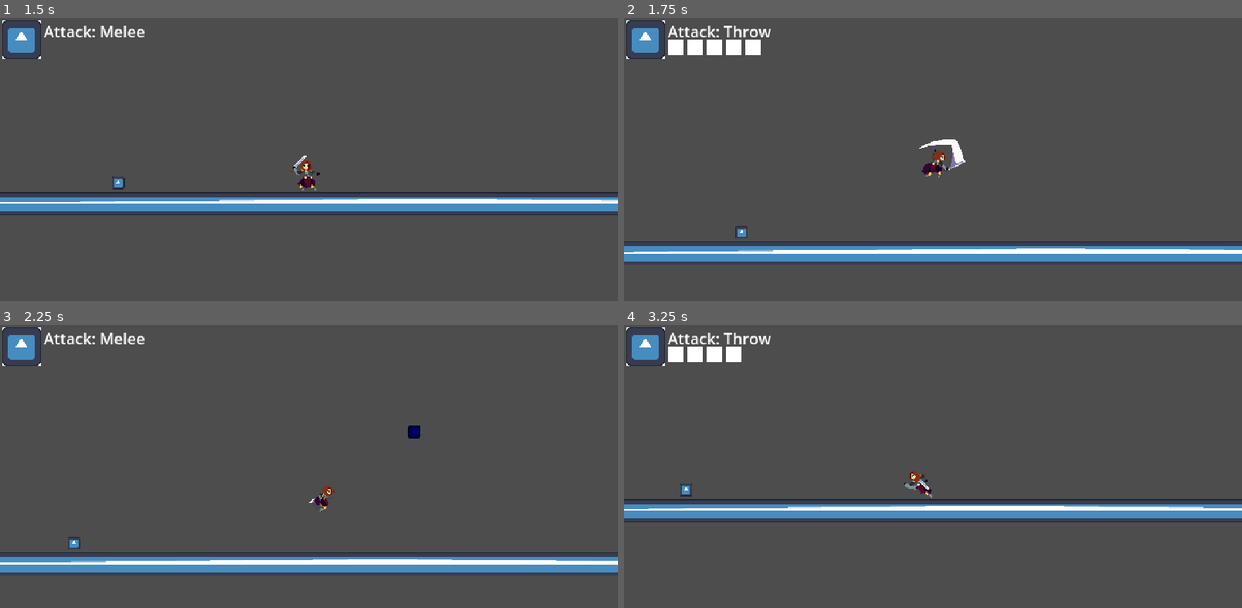
Above: before the commit, frames 1-4 (two rows, left to right).
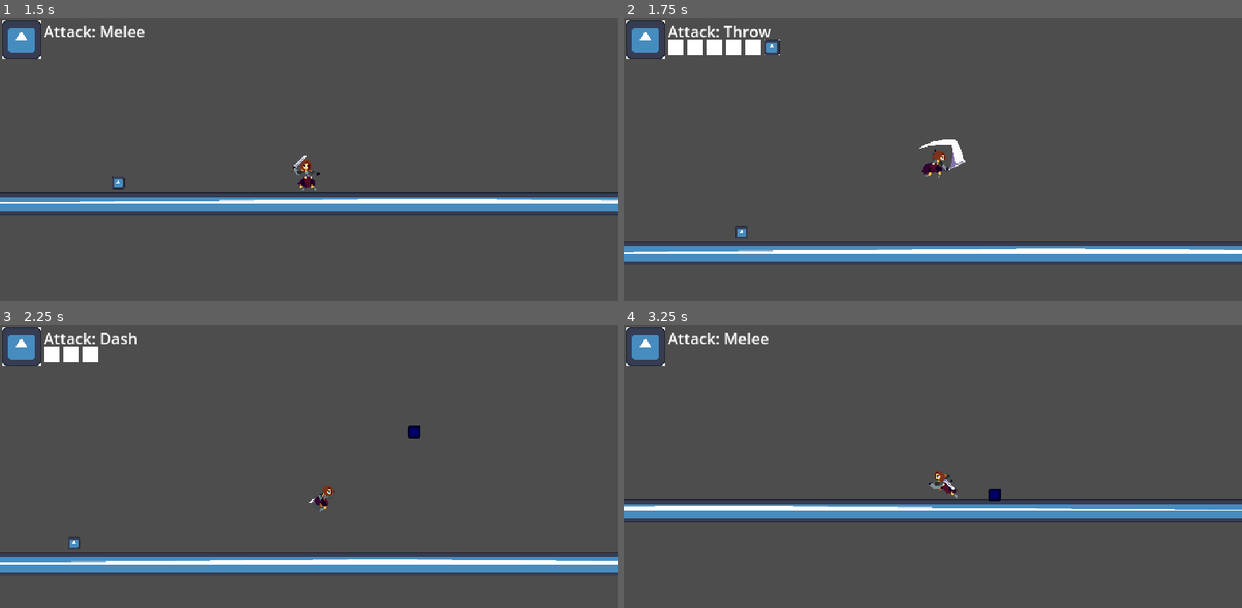
Above: after the commit, the same moments.

Repository: exglegaming/GameJamFighter
Game: Godot game, scene res://scenes/ui/main_menu.tscn
Same seed, same stepped clock (60 frames per second), same inputs: the game is played once before the commit and once after it. The engine's default icon, where the game draws it, is replaced by a stand-in: a white triangle on a blue panel in a dark square.
Inputs (mouse positions are in pixels of both pictures, inside the frame that each line leads up to):
- Up to frame 1 (1.5 s): click "Play" at 0.5 s; move the mouse to (444, 173) at 1.27 s; hold D (move_right) from 1.28 s (still down); click (444, 173) at 1.35 s
- Up to frame 2 (1.75 s): keep holding D (move_right); tap Space (jump) at 1.52 s; tap Q (switch_attack) at 1.55 s
- Up to frame 3 (2.25 s): keep holding D (move_right); move the mouse to (185, 517) at 2.02 s; tap Q (switch_attack) at 2.1 s
- Up to frame 4 (3.25 s): tap Space (jump) at 2.27 s; click (809, 517) at 2.3 s; move the mouse to (994, 421) at 2.77 s; release D (move_right) at 2.78 s; hold A (move_left) from 2.78 s (still down); click (994, 421) at 2.85 s; tap Q (switch_attack) at 3.05 s

Frame 1 is identical in both runs. In frame 2, less than 0.1% of the frame differs, in the area x 22-26%, y 7-14%; in frame 3, 0.6%; in frame 4, 2.0%, in the area x 0-100%, y 2-66%.

Commit message:
added a simple dash attack, and made throw attack do damage

Diff:
--- a/scenes/game_object/player/Throw_Projectile.tscn
+++ b/scenes/game_object/player/Throw_Projectile.tscn
@@ -1,18 +1,26 @@
-[gd_scene load_steps=3 format=3 uid="uid://cgvuk04fylim5"]
+[gd_scene load_steps=5 format=3 uid="uid://cgvuk04fylim5"]
 
 [ext_resource type="Texture2D" uid="uid://bb108dl2msr1r" path="res://icon.svg" id="1_mev7v"]
+[ext_resource type="PackedScene" uid="uid://6b8sexvsc1lq" path="res://scenes/components/hitbox_component.tscn" id="2_4puyq"]
 
 [sub_resource type="CircleShape2D" id="CircleShape2D_mev7v"]
+radius = 5.0
+
+[sub_resource type="CircleShape2D" id="CircleShape2D_7ywhb"]
 
 [node name="ThrowProjectile" type="RigidBody2D"]
 collision_layer = 0
-collision_mask = 9
+
+[node name="CollisionShape2D" type="CollisionShape2D" parent="."]
+shape = SubResource("CircleShape2D_mev7v")
+debug_color = Color(1.20327e-07, 0.28154, 0.33292, 0.42)
 
 [node name="Sprite2D" type="Sprite2D" parent="."]
 modulate = Color(0, 0, 0.52549, 1)
 scale = Vector2(0.1, 0.1)
 texture = ExtResource("1_mev7v")
 
-[node name="CollisionShape2D" type="CollisionShape2D" parent="."]
-shape = SubResource("CircleShape2D_mev7v")
-debug_color = Color(1.20327e-07, 0.28154, 0.33292, 0.42)
+[node name="HitboxComponent" parent="." instance=ExtResource("2_4puyq")]
+
+[node name="CollisionShape2D" type="CollisionShape2D" parent="HitboxComponent"]
+shape = SubResource("CircleShape2D_7ywhb")
--- a/scenes/game_object/player/player.tscn
+++ b/scenes/game_object/player/player.tscn
@@ -199,7 +199,6 @@
 one_shot = true
 
 [node name="CollectionComponent" parent="." instance=ExtResource("3_tj6oj")]
-visible = false
 
 [node name="CollisionArea2D" type="Area2D" parent="."]
 visible = false
@@ -211,7 +210,6 @@
 shape = SubResource("CircleShape2D_6b2fh")
 
 [node name="HitboxComponent" parent="." groups=["player"] instance=ExtResource("4_tj6oj")]
-visible = false
 position = Vector2(6, 3)
 
 [node name="CollisionShape2D" type="CollisionShape2D" parent="HitboxComponent"]
--- a/scripts/components/hurtbox_component.gd
+++ b/scripts/components/hurtbox_component.gd
@@ -6,17 +6,17 @@
 
 
 func _ready() -> void:
-    area_entered.connect(on_area_entered)
+	area_entered.connect(on_area_entered)
 
 
 func on_area_entered(other_area: Area2D) -> void:
-    if not other_area is HitboxComponent:
-        return
+	if not other_area is HitboxComponent:
+		return
 
-    if health_component == null:
-        return
+	if health_component == null:
+		return
 
-    var hitbox_component: HitboxComponent = other_area
-    health_component.damage(hitbox_component.damage)
+	var hitbox_component: HitboxComponent = other_area
+	health_component.damage(hitbox_component.damage)
 
-    hit.emit()
+	hit.emit()
--- a/scripts/game_object/game_camera/ui_display.gd
+++ b/scripts/game_object/game_camera/ui_display.gd
@@ -16,7 +16,13 @@
 			update_ammo_ui(player.weapon_ammo[1])
 			attack_name_text.text = "Attack: Throw"
 			ammo_container.show()
+		2:
+			update_ammo_ui(player.weapon_ammo[2])
+			attack_name_text.text = "Attack: Dash"
+			ammo_container.show()
 		_:
+			attack_name_text.text = "you should check ui_display.gd"
+			ammo_container.hide()
 			pass
 
 func update_ammo_ui(ammo_count:int) -> void:
--- a/scripts/game_object/player/player.gd
+++ b/scripts/game_object/player/player.gd
@@ -7,7 +7,7 @@
 @export var friction: float = 1200
 
 @export_category("Weapon")
-@export var weapon_ammo:Array = [0,5] # ammo the weapon has right now, there is no cap on ammo
+@export var weapon_ammo:Array = [0,6,3] # ammo the weapon has right now, there is no cap on ammo
 @export var projectile_container:Node # assigned in the main scene inspector
 @export var projectile:PackedScene
 
@@ -90,11 +90,14 @@
 				hitbox_collision.disabled = false
 			1:
 				throwing_attack()
-
+			2:
+				dash_attack()
+#region funcs for handling different attacks
 # cycle between different weapons
 func switch_weapon() -> void:
-	weapon = (weapon + 1) % 2 # currently there are just 2 weapons, hence the magic number
+	weapon = (weapon + 1) % weapon_ammo.size() # add new item to weapon_ammo array to add new weapon
 	print("current weapon: " + str(weapon))
+
 # throws a projectile
 func throwing_attack():
 	if weapon_ammo[1] > 0:
@@ -102,12 +105,21 @@
 		var bullet:RigidBody2D = projectile.instantiate()
 		bullet.position = Vector2(position.x, position.y-1)
 		projectile_container.add_child(bullet)
+		# make the bullet do damage
+		var bullet_hitbox:HitboxComponent = bullet.get_node_or_null("HitboxComponent")
+		if bullet_hitbox:
+			bullet_hitbox.damage = base_damage
 
-		var impulse = Vector2(1,-1) # up is -1 here
-		if visuals.scale.x < 0:
-			impulse = Vector2(-1,-1)
+		var impulse = Vector2(sign(visuals.scale.x),-1) # up is -1 here
 		bullet.apply_impulse(impulse*350)
 
+func dash_attack():
+	if weapon_ammo[2] > 0:
+		weapon_ammo[2] -= 1
+		hitbox_collision.disabled = false
+		velocity.x = sign(visuals.scale.x) * 800
+
+#endregion
 
 func on_animation_finished() -> void:
 	if anim_sprite.animation == GameConstants.SLASH:
